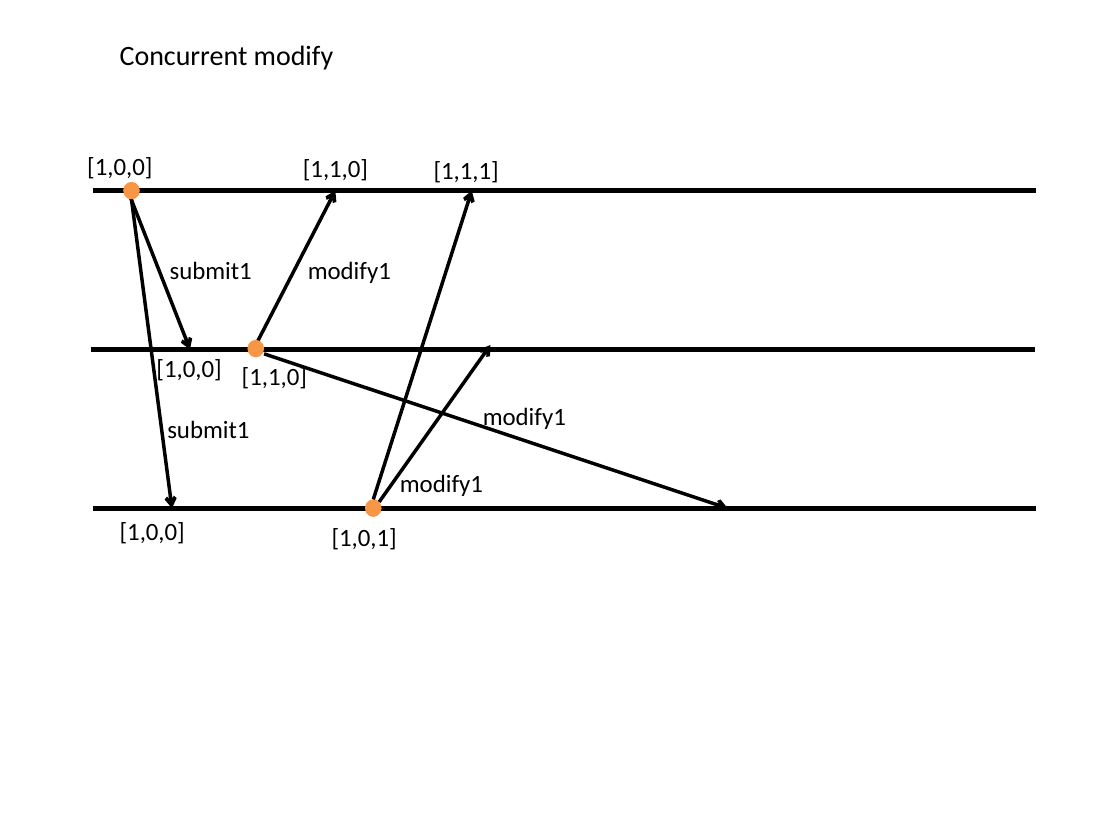
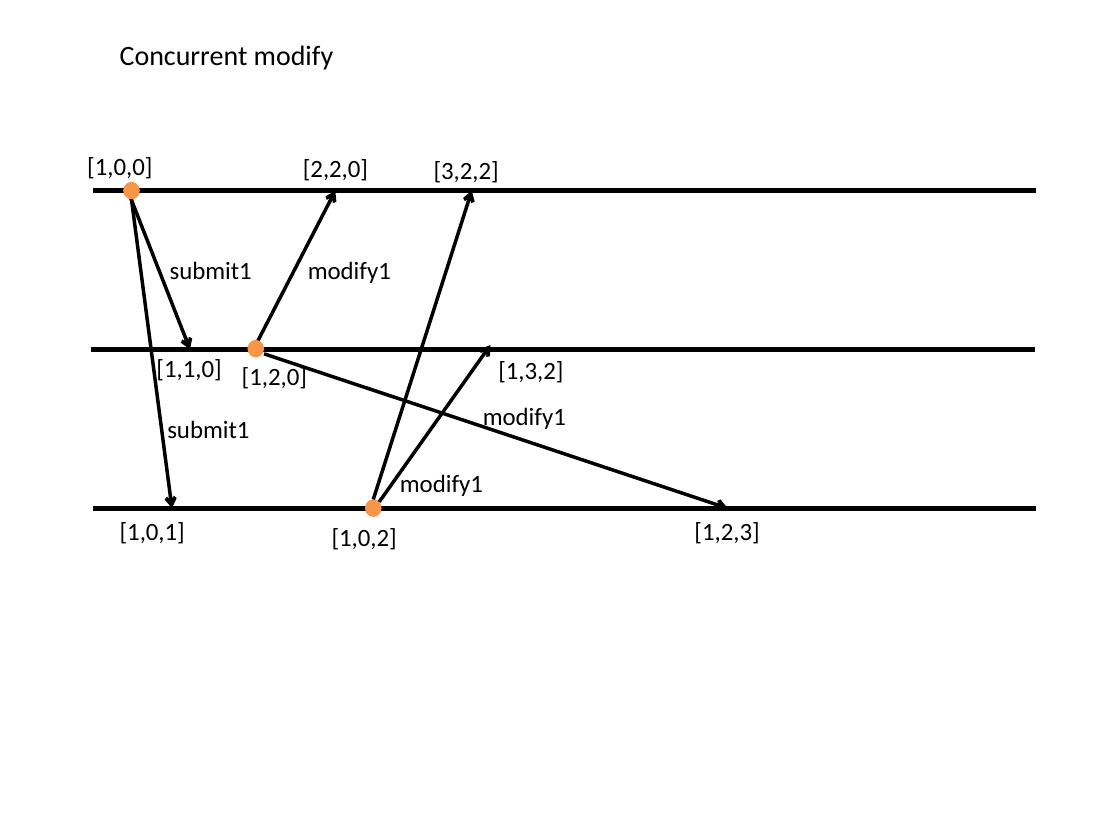
Before and after one commit to tjeromin/Distributed-Systems, a slide deck: slide 2 of Lab3/Slides, etc/vector_clocks_timeline.pptx. Drawn at 1120x840 pixels with LibreOffice and Linux fonts; fonts in the diff are those of the drawing. Boxes give left, top, right and bottom in pixels: in the first picture for what was removed or moved away, otherwise in the second. Text is boxed around its words. In the diff, an @@ line names an element or a change of style, - is before the commit and + after.

```diff
--- a/Lab3/Slides, etc/vector_clocks_timeline.pptx
+++ b/Lab3/Slides, etc/vector_clocks_timeline.pptx
@@ text at <box>303,159,368,181</box>: text changed @@
-[1,1,0]
+[2,2,0]
@@ text at <box>434,161,499,183</box>: text changed @@
-[1,1,1]
+[3,2,2]
@@ text at <box>156,359,221,383</box>: text changed @@
-[1,0,0]
+[1,1,0]
@@ text at <box>242,365,307,389</box>: text changed @@
-[1,1,0]
+[1,2,0]
@@ text added at <box>498,361,563,383</box>, 16 pt, text #000000 @@
+[1,3,2]
@@ text at <box>120,522,185,544</box>: text changed @@
-[1,0,0]
+[1,0,1]
@@ text at <box>332,528,397,550</box>: text changed @@
-[1,0,1]
+[1,0,2]
@@ text added at <box>694,522,759,544</box>, 16 pt, text #000000 @@
+[1,2,3]
```
Also in this commit, not shown: 1 other slide changed, 1 other file.
